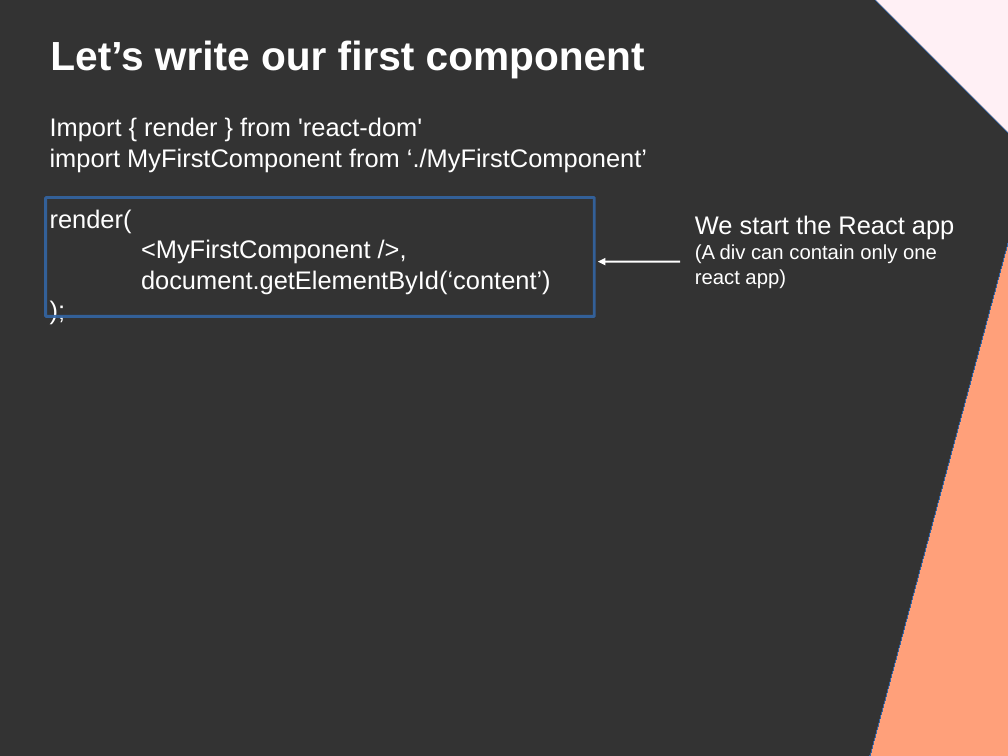
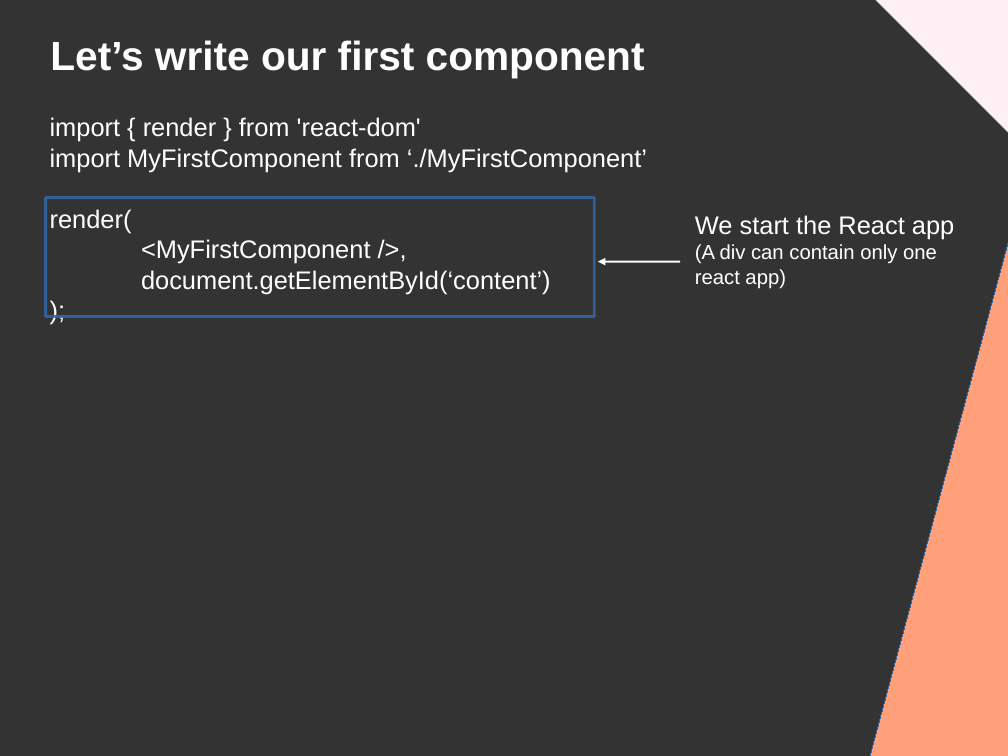
Before and after one commit to DanYellow/presentations, a slide deck: slide 16 of react-redux-101/presentation.odp. Drawn at 1008x756 pixels with LibreOffice and Linux fonts; fonts in the diff are those of the drawing. Boxes give left, top, right and bottom in pixels: in the first picture for what was removed or moved away, otherwise in the second. Text is boxed around its words. In the diff, an @@ line names an element or a change of style, - is before the commit and + after.

```diff
--- a/react-redux-101/presentation.odp
+++ b/react-redux-101/presentation.odp
@@ title at <box>50,117,647,294</box>: text changed @@
-Import { render } from 'react-dom'
-import MyFirstComponent from ‘./MyFirstComponent’
-render(
-<MyFirstComponent />,
-document.getElementById(‘content’)
-);
+import { render } from 'react-dom'
+import MyFirstComponent from ‘./MyFirstComponent’
+render(
+<MyFirstComponent />,
+document.getElementById(‘content’)
+);
```
Also in this commit, not shown: 5 other slides changed, 22 slides added, 1 slide removed, 25 other files.
